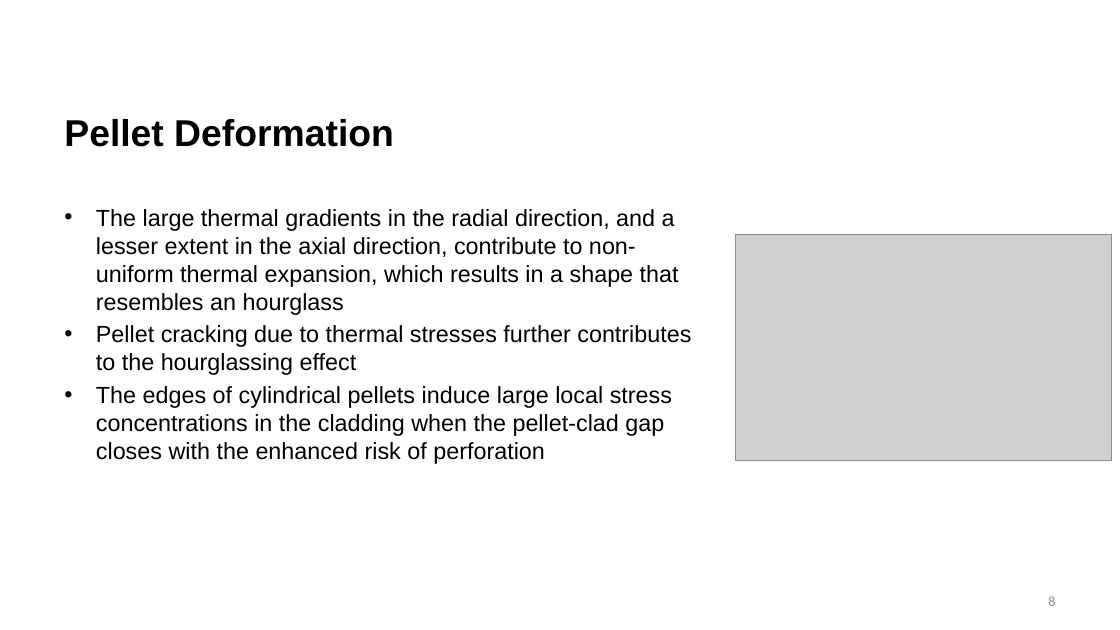
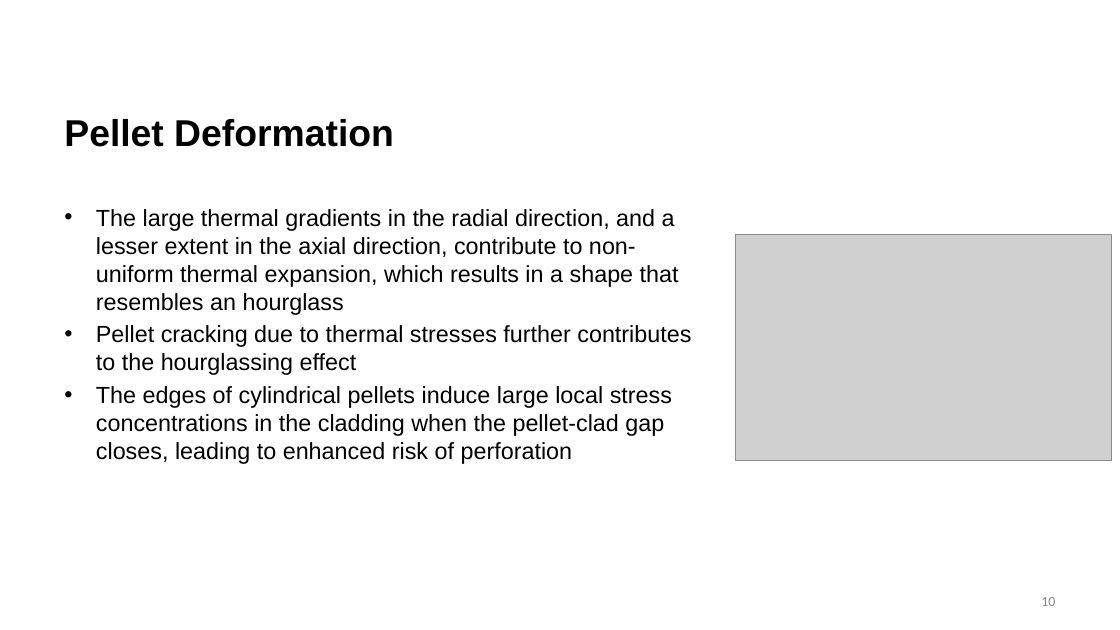
Before and after one commit to benbeeler/TEACHING, a slide deck: slide 10 of Nuclear_Fuel_Performance/NE533_Spring2025/Module3/Lec15_PCI.pptx (slide 8 before the commit). Drawn at 1120x630 pixels with LibreOffice and Linux fonts; fonts in the diff are those of the drawing; grey boxes stand for pictures; background and template pictures are left out. Boxes give left, top, right and bottom in pixels: in the first picture for what was removed or moved away, otherwise in the second. Text is boxed around its words. In the diff, an @@ line names an element or a change of style, - is before the commit and + after.

```diff
--- a/Nuclear_Fuel_Performance/NE533_Spring2025/Module3/Lec15_PCI.pptx
+++ b/Nuclear_Fuel_Performance/NE533_Spring2025/Module3/Lec15_PCI.pptx
@@ text at <box>96,386,672,464</box>: text changed @@
-• The edges of cylindrical pellets induce large local stress concentrations in the cladding when the pellet-clad gap closes with the enhanced risk of perforation
+• The edges of cylindrical pellets induce large local stress concentrations in the cladding when the pellet-clad gap closes, leading to enhanced risk of perforation
@@ page number at <box>1041,597,1055,606</box>: text changed @@
-8
+10
```
Also in this commit, not shown: 6 other slides changed, 2 slides added, 3 other files.
